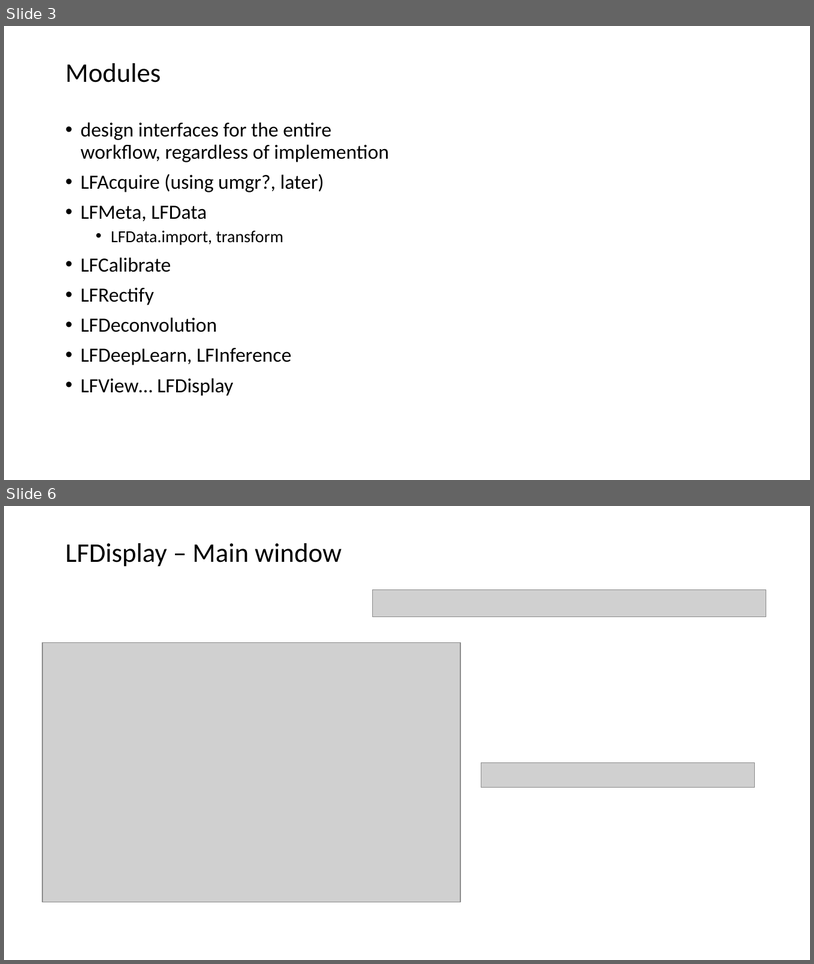
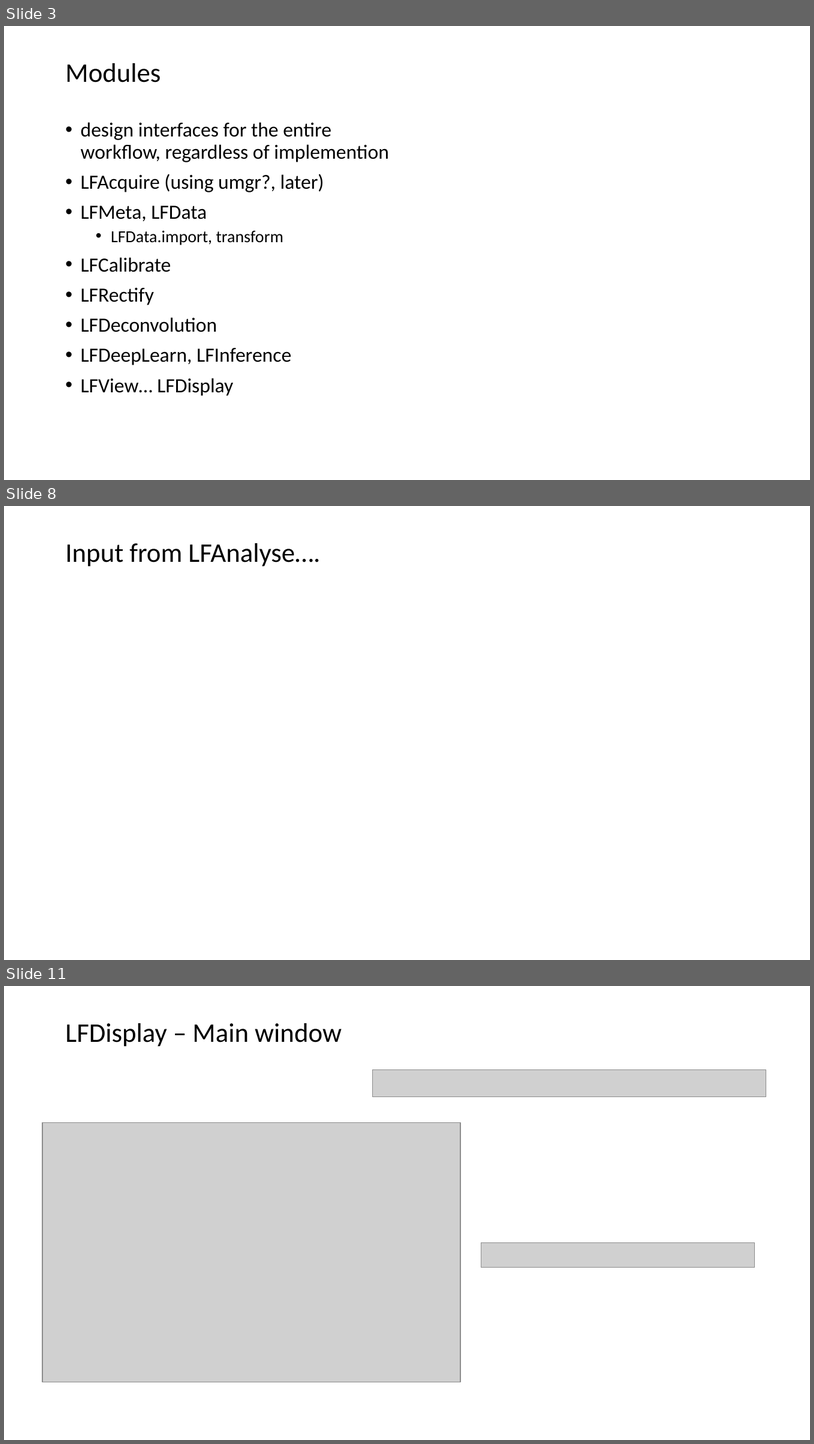
Before and after one commit to PolarizedLightFieldMicroscopy/Documents, a slide deck: LFI plugin/LFM Toolbox.pptx. Shown one above the other, each under a label of ours: slides 3 and 6 before the commit, slides 3, 8 and 11 after it; the slides between them are not shown. The pictures are 814x964 and 814x1444 pixels, drawn with LibreOffice and Linux fonts; fonts in the diff are those of the drawing; grey boxes stand for pictures. Boxes give left, top, right and bottom in pixels: in the first picture for what was removed or moved away, otherwise in the second. Text is boxed around its words. In the diff, an @@ line names an element or a change of style, - is before the commit and + after.

```diff
--- a/LFI plugin/LFM Toolbox.pptx
+++ b/LFI plugin/LFM Toolbox.pptx
@@ slide 8 added at (4,506,810,960), background #FFFFFF @@
@@ title added at (65,543,320,567), 32 pt, text #000000 @@
+Input from LFAnalyse….
@@ what was slide 6 is now slide 11 @@
```
Also in this commit, not shown: 5 slides changed, 3 other slides added, 1 slide removed.
